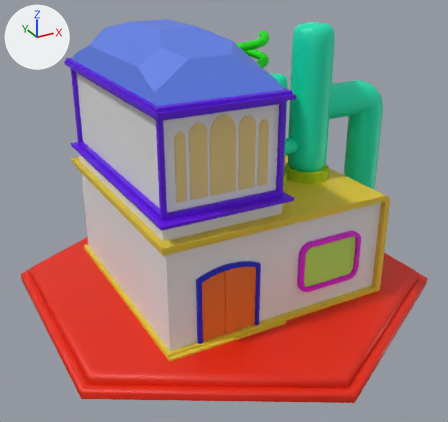
The FBX model Assets/RESOURCES/Models/ElecGenerator.fbx: old version first, new version second.
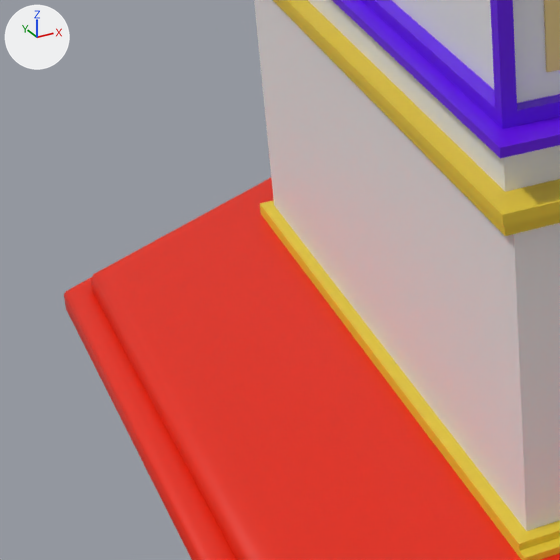
Old and new are each drawn whole from a camera (50 mm lens) standing at (-2.42, -4.42, 2.93) and looking at (-0.07, -0.15, 0.79) and again close up on the part from 0% to 40% of the width and 43% to 85% of the height. Every picture has the same lights, and +X, +Y and +Z are marked at upper left. Where no turn or scale is listed for an object, it has been applied to the vertices.

Objects in the first close-up: 'Building', 'HexagonBase'.
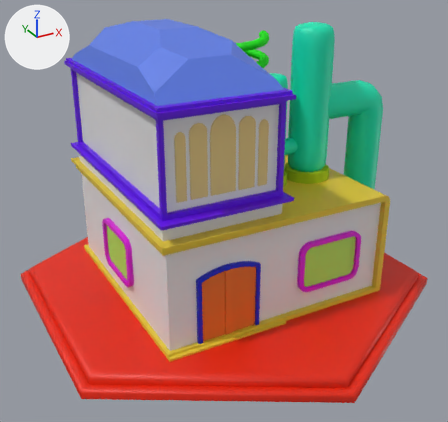
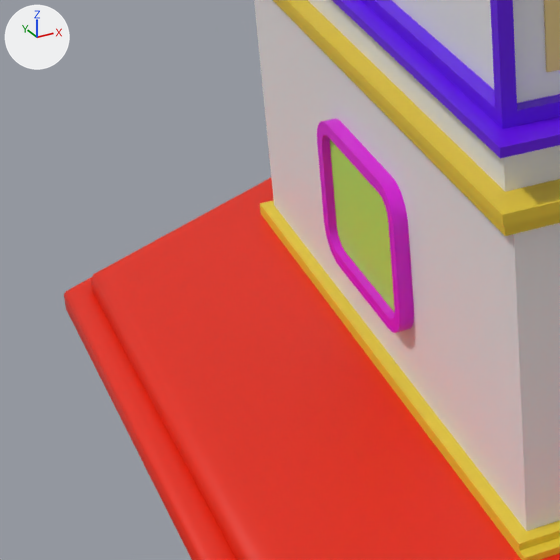
Commit message: + New model: ElecGeneratorLvl2

Where the change shows, as pixel boxes [x1, y1, x2, y2] in the close-ups (560 x 560 px):
```json
{"part": 1, "of": "me_cube_002", "change": "added", "after": [317, 119, 414, 333]}
```

Scene script edits in JSON lines:
```json
{"block": "me_cube_002", "where": "me_cube_002.from_pydata(...)  # 986 vertices, 699 faces; spans x -1.02..1.0, y -1.05..1.05, z 0.13..2.34"}
{"block": "me_cube_002", "where": "# used by ob_building; location = (0.0, 0.0, 0.0)"}
{"block": "me_cube_002", "change": "me_cube_002 part 1: the loose piece of 128 vertices spanning x 0.15..0.74, y -0.98..-0.93, z 0.33..0.77 is copied, and the copy is turned -90 degrees about the z axis through its middle, then moved by (-1.43, 0.97, 0.0); it spans x -1.0..-0.95, y -0.28..0.31, z 0.33..0.77"}
```
